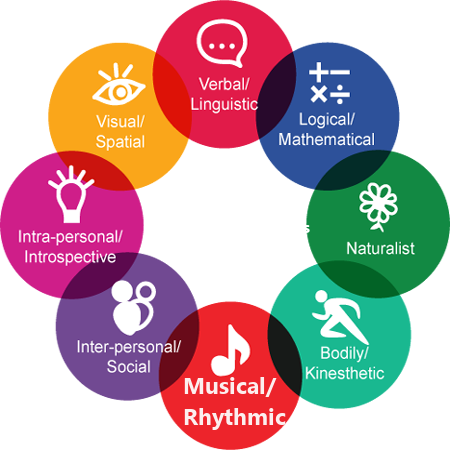
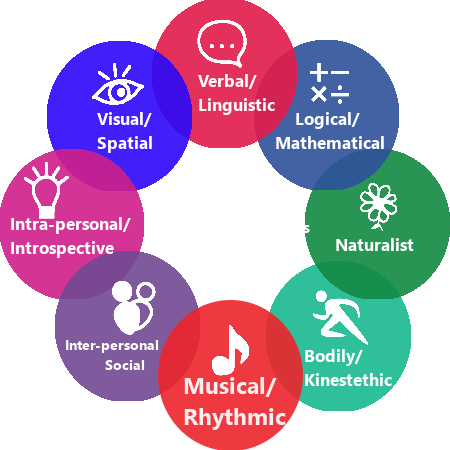
Before/after of a 450×450 layered artwork. What changed in the layer stack:
added layer "logos" above "Bodily/Kinestethic" over (x1=24, y1=19, x2=397, y2=376)
added layer "Bodily/Kinestethic" above "Naturalist" over (x1=305, y1=349, x2=392, y2=386)
added layer "Naturalist" above "Howard Gardner ..." over (x1=336, y1=238, x2=414, y2=251)
added layer "Visual/Spatial" above "Inter-personal ..." over (x1=97, y1=112, x2=152, y2=153)
added layer "Inter-personal ..." above "Musical/ ..." over (x1=66, y1=340, x2=159, y2=370)
added layer "Logical/Mathematical" above "Verbal/Linguistic" over (x1=276, y1=112, x2=384, y2=149)
added layer "Verbal/Linguistic" above "Intra-personal/Introspective" over (x1=198, y1=74, x2=275, y2=115)
added layer "Intra-personal/Introspective" above "Layer" over (x1=11, y1=217, x2=131, y2=258)
"Layer": opacity 100% → 90%, painted on it over (x1=158, y1=300, x2=303, y2=450)
added layer "Pasted Layer" (90%) above "Pasted Layer #2" over (x1=55, y1=251, x2=200, y2=401)
added layer "Pasted Layer #2" (90%) above "Pasted Layer #1" over (x1=0, y1=149, x2=144, y2=299)
added layer "Pasted Layer #1" (90%) above "Pasted Layer #3" over (x1=47, y1=41, x2=192, y2=191)
added layer "Pasted Layer #3" (90%) above "Pasted Layer #4" over (x1=152, y1=0, x2=297, y2=148)
added layer "Pasted Layer #4" (90%) above "Pasted Layer #5" over (x1=254, y1=40, x2=399, y2=190)
added layer "Pasted Layer #5" (90%) above "Pasted Layer #6" over (x1=305, y1=149, x2=450, y2=299)
added layer "Pasted Layer #6" (90%) above "Transformation" over (x1=266, y1=261, x2=411, y2=411)
hid "multiple_inteligences.png", painted on it over (x1=0, y1=0, x2=450, y2=450)
